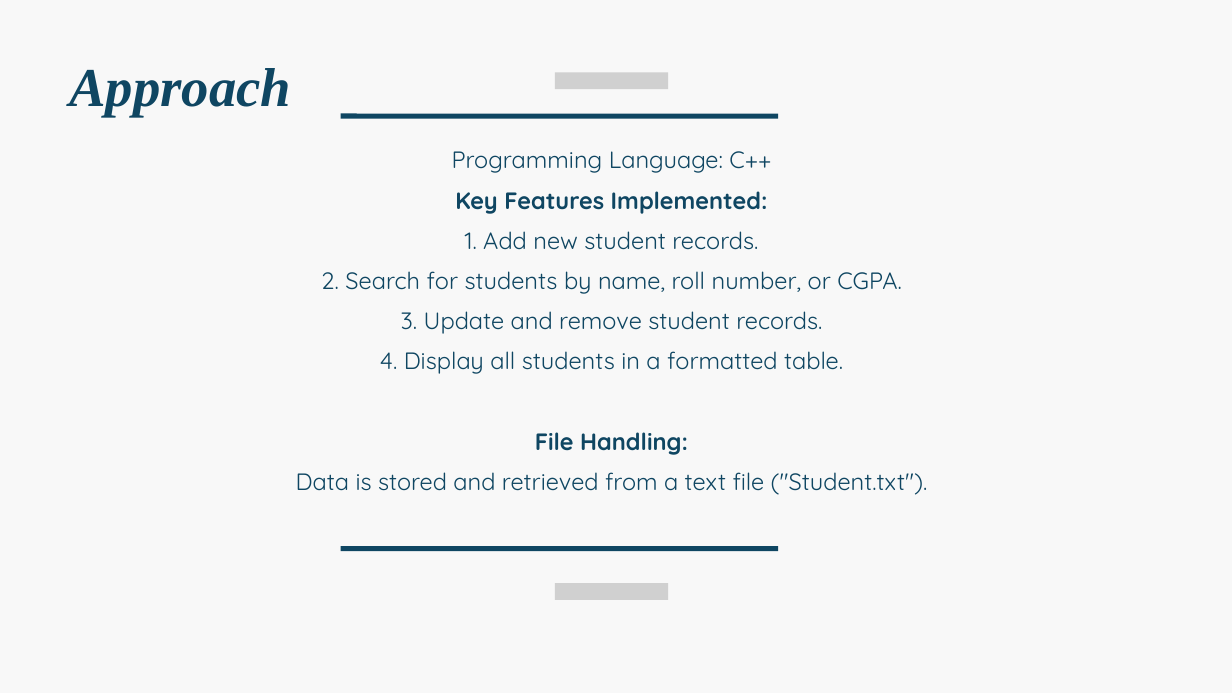
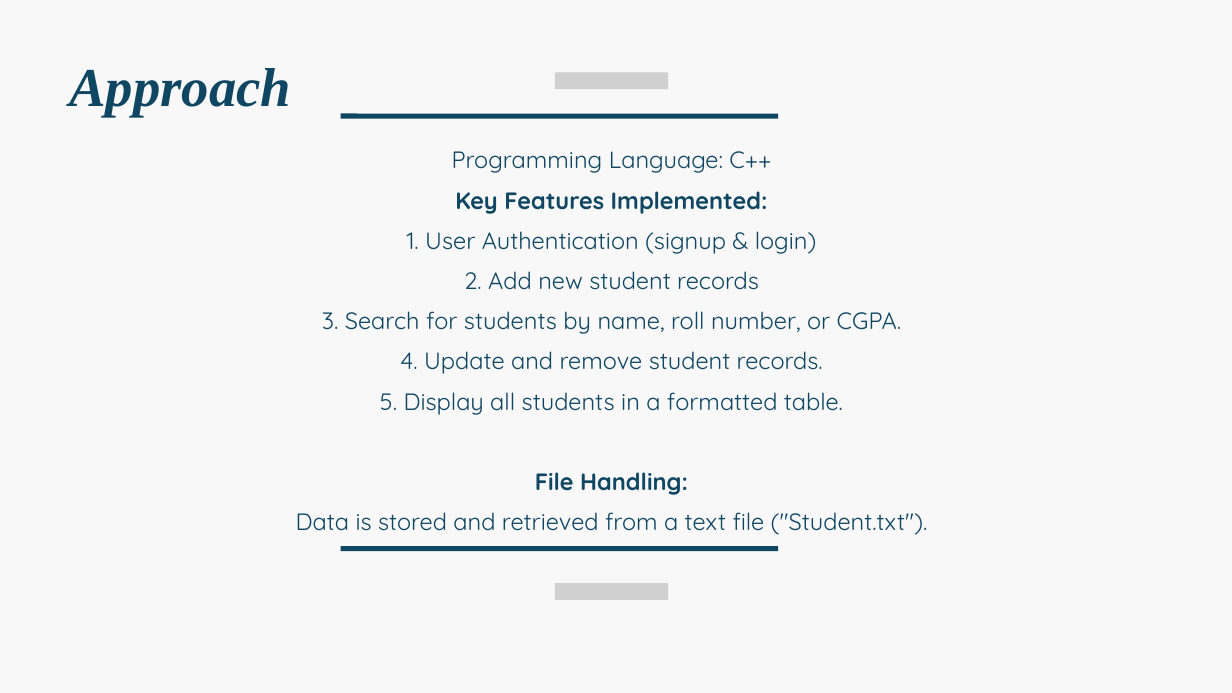
Before and after one commit to NasirHussain10/Student-Management-System, a slide deck: slide 4 of finalproject.pptx. Drawn at 1232x693 pixels with LibreOffice and Linux fonts; fonts in the diff are those of the drawing; grey boxes stand for pictures. Boxes give left, top, right and bottom in pixels: in the first picture for what was removed or moved away, otherwise in the second. Text is boxed around its words. In the diff, an @@ line names an element or a change of style, - is before the commit and + after.

Commit message:
Updated the ppt and add feature of authentication

```diff
--- a/finalproject.pptx
+++ b/finalproject.pptx
@@ text at bbox=[322, 231, 902, 415]: text changed @@
-1. Add new student records.
-2. Search for students by name, roll number, or CGPA.
-3. Update and remove student records.
-4. Display all students in a formatted table.
+1. User Authentication (signup & login)
+2. Add new student records
+3. Search for students by name, roll number, or CGPA.
+4. Update and remove student records.
+5. Display all students in a formatted table.
```
Also in this commit, not shown: 1 other slide changed.
